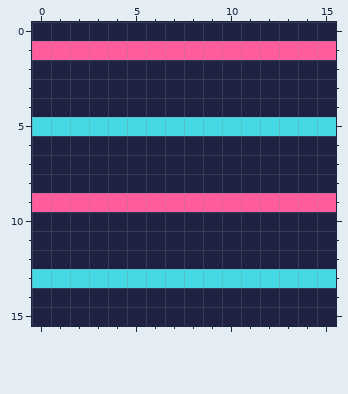
A pixel-art file gets an edit: game/art-src/item/shirt/striped.aseprite. This is how it looked before the edit.
16x16 pixels, 1 frame.
After:
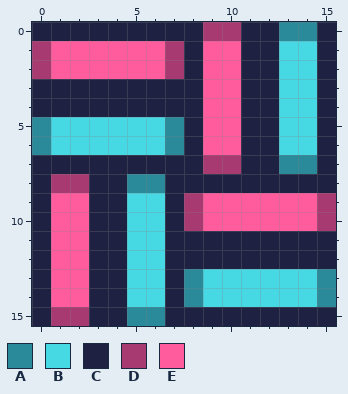
Palette (. is transparent): A #2a8a9a  B #46d9e3  C #1e2142  D #a83a72  E #ff5c9e
From old to new:
Colour B becomes colour A in row 5 at x 0 and 7; in row 13 at x 8 and 15.
Colour C becomes colour A in row 0 at x 13 to 14; in row 6 at x 0 and 7; in row 7 at x 13 to 14; in row 8 at x 5 to 6; in row 14 at x 8 and 15; in row 15 at x 5 to 6.
Colour C becomes colour B in rows 2 to 4 at x 13 to 14; in row 6 at x 1 to 6 and 13 to 14; in rows 10 to 12 at x 5 to 6; in row 14 at x 5 to 6 and 9 to 14.
Colour E becomes colour B in row 1 at x 13 to 14; in row 9 at x 5 to 6.
Colour B becomes colour C in row 5 at x 8, 11 to 12 and 15; in row 13 at x 0, 3 to 4 and 7.
Colour E becomes colour C in row 1 at x 8, 11 to 12 and 15; in row 9 at x 0, 3 to 4 and 7.
Colour C becomes colour D in row 0 at x 9 to 10; in row 2 at x 0 and 7; in row 7 at x 9 to 10; in row 8 at x 1 to 2; in row 10 at x 8 and 15; in row 15 at x 1 to 2.
Colour E becomes colour D in row 1 at x 0 and 7; in row 9 at x 8 and 15.
Colour B becomes colour E in row 5 at x 9 to 10; in row 13 at x 1 to 2.
Colour C becomes colour E in row 2 at x 1 to 6 and 9 to 10; in rows 3 to 4 at x 9 to 10; in row 6 at x 9 to 10; in row 10 at x 1 to 2 and 9 to 14; in rows 11 to 12 at x 1 to 2; in row 14 at x 1 to 2.
Changed places in both pictures, as pixel boxes (x1, y1, x2, y2):
changed: (32, 22, 336, 326)
